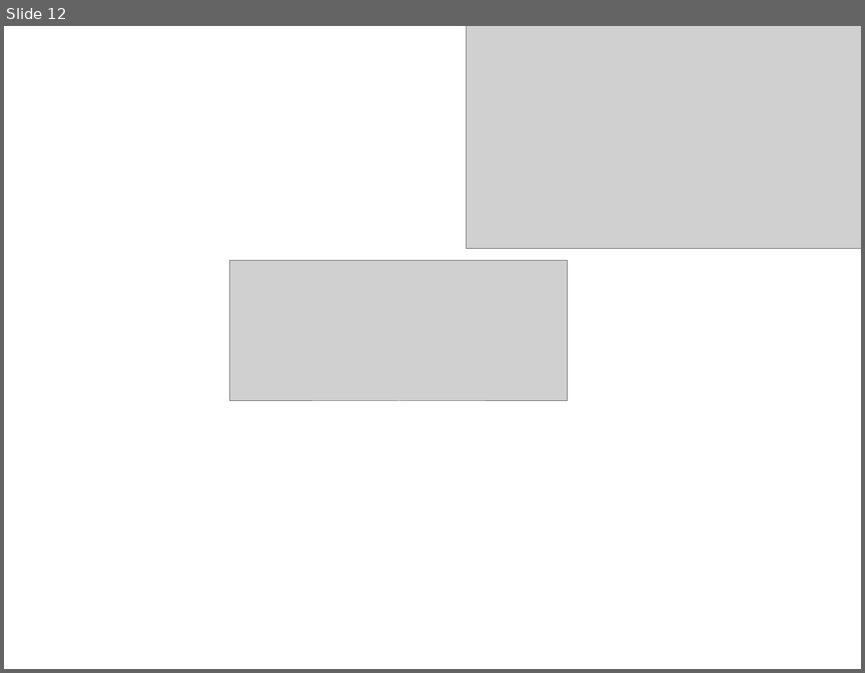
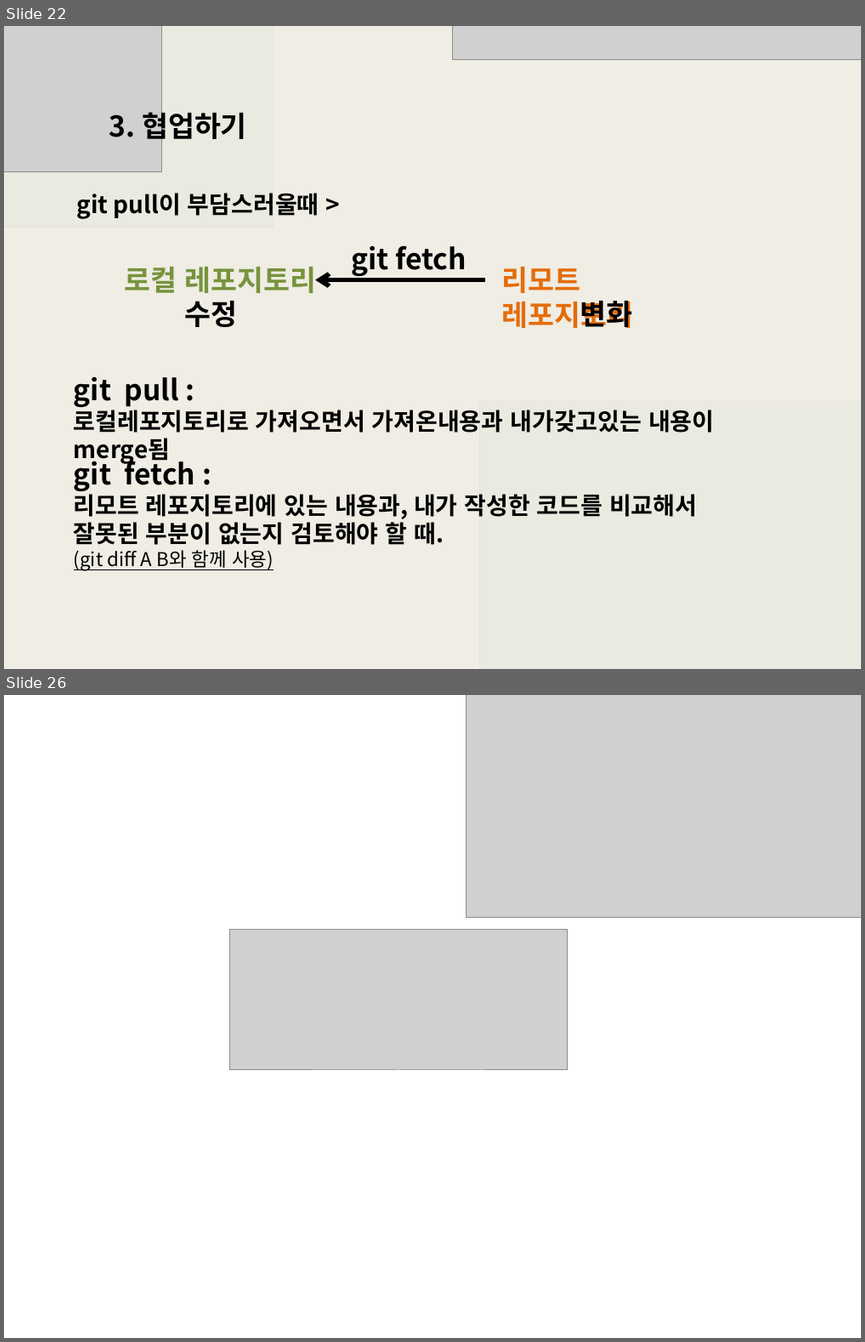
Before and after one commit to lee-bomi/TIL, a slide deck: Today I learned/git.pptx. Shown one above the other, each under a label of ours: slide 12 before the commit, slides 22 and 26 after it; the slides between them are not shown. The pictures are 865x673 and 865x1342 pixels, drawn with LibreOffice and Linux fonts; fonts in the diff are those of the drawing; grey boxes stand for pictures. Boxes give left, top, right and bottom in pixels: in the first picture for what was removed or moved away, otherwise in the second. Text is boxed around its words. In the diff, an @@ line names an element or a change of style, - is before the commit and + after.

```diff
--- a/Today I learned/git.pptx
+++ b/Today I learned/git.pptx
@@ slide 22 added at bbox=[4, 26, 861, 669], background #FFFFFF @@
@@ picture added at bbox=[4, 26, 273, 227] @@
@@ rectangle added at bbox=[4, 26, 861, 669], fill #EEECE2 at 93% opacity @@
@@ picture added at bbox=[4, 26, 160, 171] @@
@@ picture added at bbox=[453, 26, 861, 59] @@
@@ text added at bbox=[109, 108, 247, 145], 24 pt, text #000000, bold @@
+3. 협업하기
@@ text added at bbox=[76, 193, 319, 219], 20 pt, text #000000, bold @@
+git pull이 부담스러울때 >
@@ text added at bbox=[351, 245, 466, 276], 24 pt, text #000000, bold @@
+git fetch
@@ text added at bbox=[125, 267, 317, 293], 24 pt, text #77933C, bold @@
+로컬 레포지토리
@@ arrow added from (484, 279) to (315, 279), #000000 3.75 pt @@
@@ text added at bbox=[501, 266, 633, 328], 24 pt, text #E46C0A, bold @@
+리모트 레포지토리
@@ text added at bbox=[184, 301, 237, 327], 24 pt, text #000000, bold @@
+수정
@@ text added at bbox=[579, 301, 632, 328], 24 pt, text #000000, bold @@
+변화
@@ text added at bbox=[74, 376, 714, 432], 20 pt, text #000000, bold @@
+git pull :
+로컬레포지토리로 가져오면서 가져온내용과 내가갖고있는 내용이 merge됨
@@ picture added at bbox=[479, 402, 861, 669] @@
@@ text added at bbox=[74, 455, 697, 571], 20 pt, text #000000, bold @@
+git fetch :
+리모트 레포지토리에 있는 내용과, 내가 작성한 코드를 비교해서
+잘못된 부분이 없는지 검토해야 할 때.
+(git diff A B와 함께 사용)
@@ what was slide 12 is now slide 26 @@
```
Also in this commit, not shown: 3 slides changed, 13 other slides added, 45 other files.
